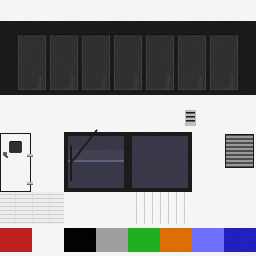
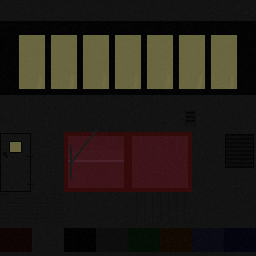
Layer changes from the first (256, 256) image to the second:
added layer "Lit cabin" (33%) above "Lit bridge" over (10, 35, 237, 152)
added layer "Lit bridge" (67%) above "Lit exterior" over (64, 132, 192, 192)
added layer "Lit exterior" (93%) above "Stuff" over (0, 0, 256, 256)
